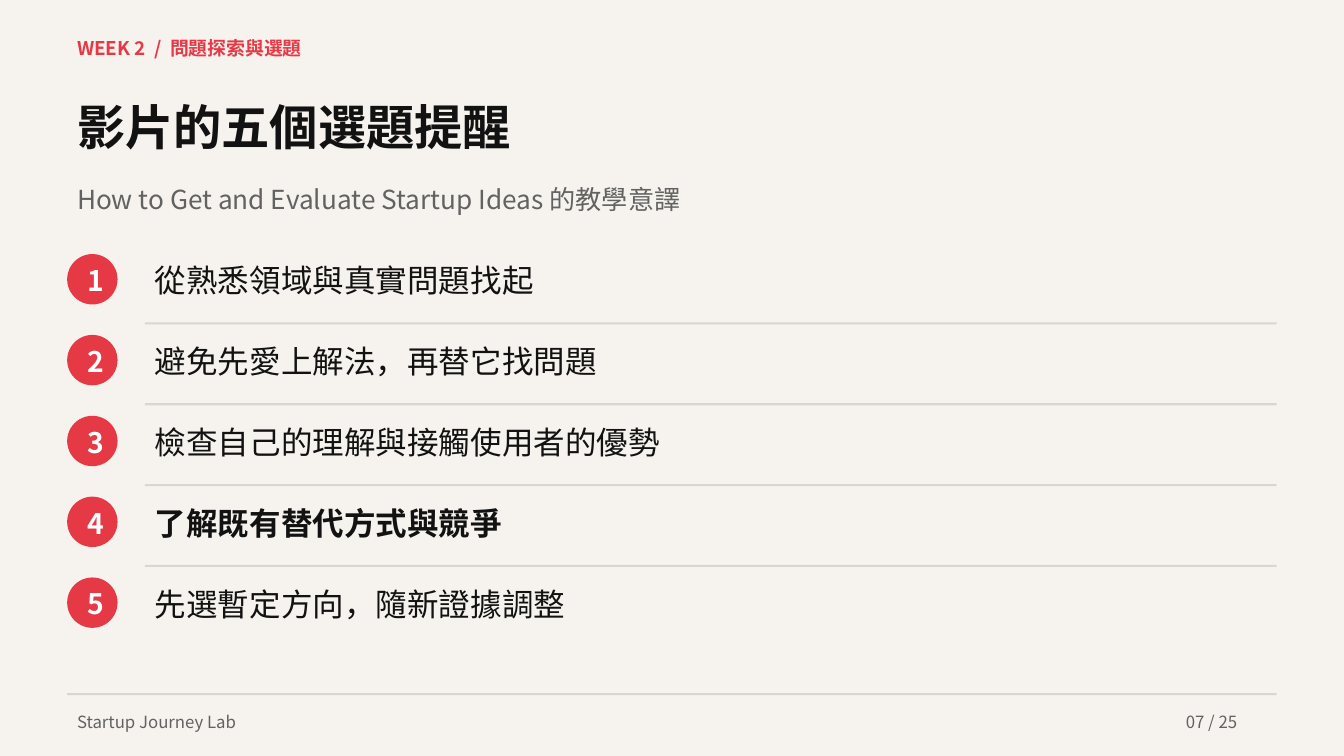
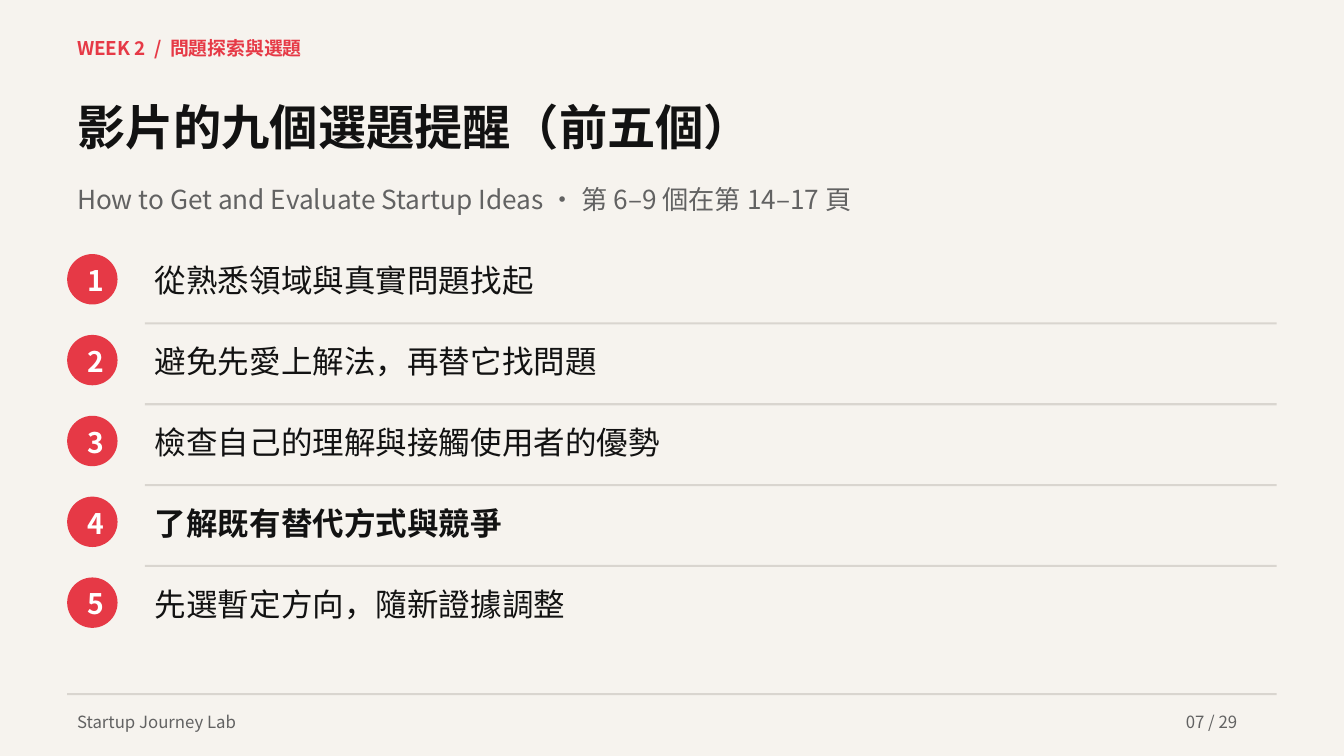
Before and after one commit to hpyuan1220/startup-journey-lab-app, a slide deck: slide 7 of materials/Week2_教學簡報.pptx. Drawn at 1344x756 pixels with LibreOffice and Linux fonts; fonts in the diff are those of the drawing. Boxes give left, top, right and bottom in pixels: in the first picture for what was removed or moved away, otherwise in the second. Text is boxed around its words. In the diff, an @@ line names an element or a change of style, - is before the commit and + after.

```diff
--- a/materials/Week2_教學簡報.pptx
+++ b/materials/Week2_教學簡報.pptx
@@ text at (77,103,752,150): text changed @@
-影片的五個選題提醒
+影片的九個選題提醒（前五個）
@@ text at (77,187,851,215): text changed @@
-How to Get and Evaluate Startup Ideas 的教學意譯
+How to Get and Evaluate Startup Ideas · 第 6–9 個在第 14–17 頁
@@ text at (1186,715,1238,728): text changed @@
-07 / 25
+07 / 29
```
Also in this commit, not shown: 24 other slides changed, 4 slides added, 15 other files.
